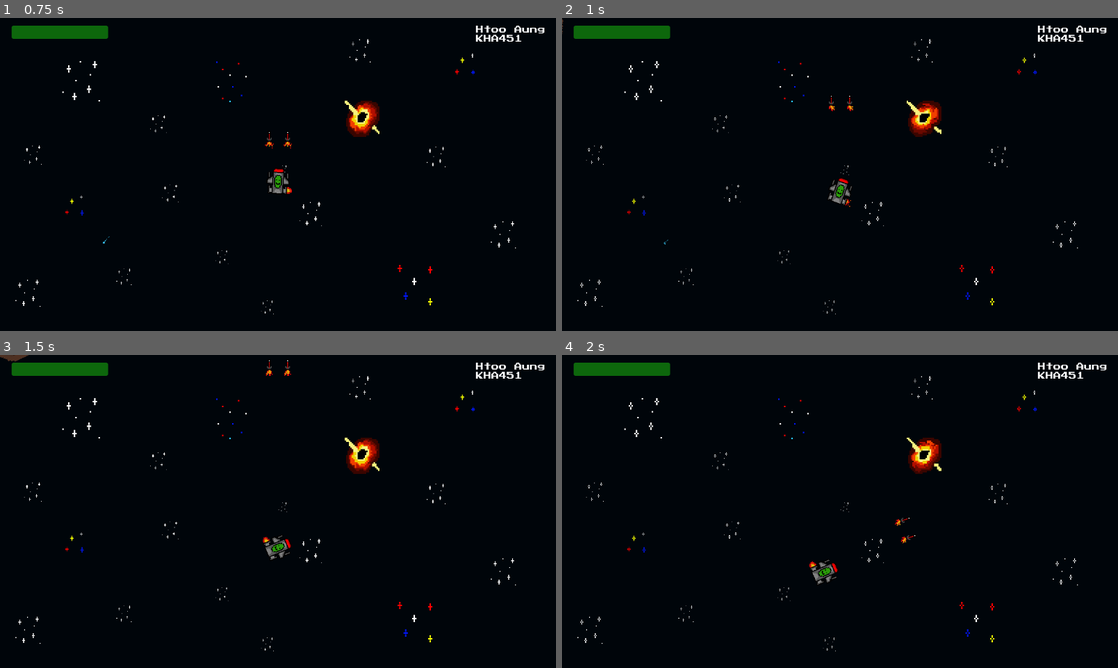
Above: before the commit, frames 1-4 (two rows, left to right).
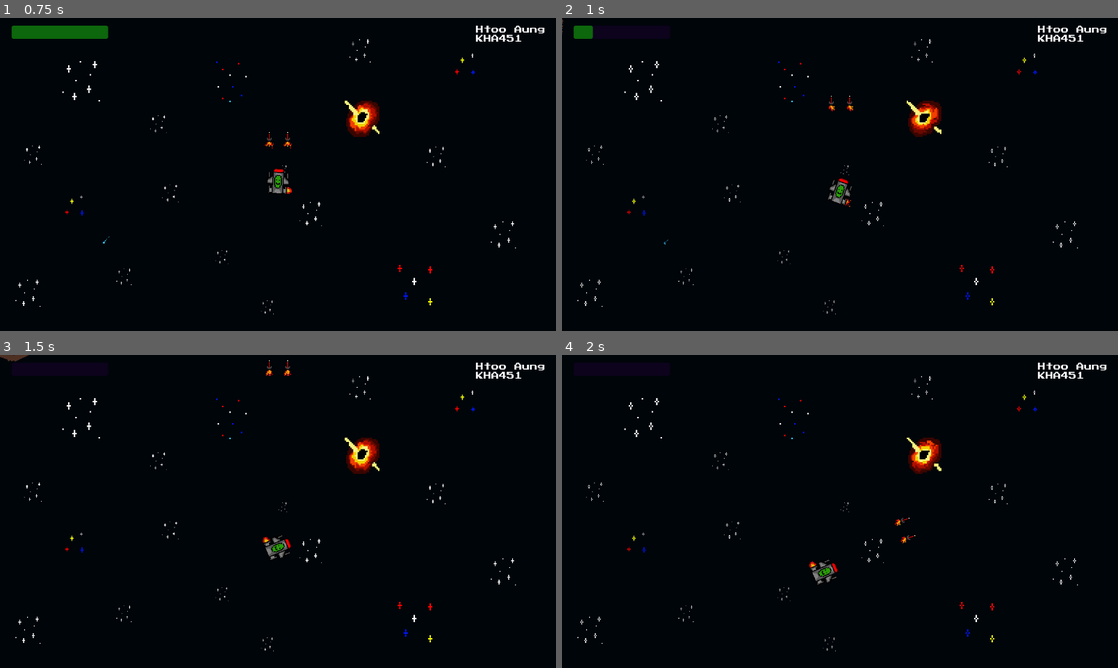
Above: after the commit, the same moments.

Repository: htoo-aung/Asteroids
Game: Godot game, scene res://scenes/main.tscn
Two runs of this game, one before a commit and one after it. Both use one fixed random seed, a clock stepped at 60 frames per second and the inputs below.
Inputs:
- Up to frame 1 (0.75 s): hold D (rotate_right) from 0.53 s (still down); hold Space (shoot) from 0.53 s (still down)
- Up to frame 2 (1 s): keep holding D (rotate_right); keep holding Space (shoot); tap , (take_damage, bound only after the commit) at 0.8 s
- Up to frame 3 (1.5 s): release D (rotate_right) at 1.28 s; release Space (shoot) at 1.28 s; hold A (rotate_left) from 1.28 s (still down); tap , (take_damage, bound only after the commit) at 1.35 s
- Up to frame 4 (2 s): keep holding A (rotate_left); tap Space (shoot) at 1.55 s

Frame 1 is identical in both runs. In frame 2, 0.6% of the frame differs, in the area x 5-20%, y 2-7%; in frame 3, 0.7%, in the area x 2-20%, y 2-7%; in frame 4, 0.7%.

Commit message:
player cannot move after health hits 0, death animation plays

Diff:
--- a/project.godot
+++ b/project.godot
@@ -39,6 +39,11 @@
 "events": [Object(InputEventKey,"resource_local_to_scene":false,"resource_name":"","device":-1,"window_id":0,"alt_press …(191 unchanged characters)…
 ]
 }
+take_damage={
+"deadzone": 0.5,
+"events": [Object(InputEventKey,"resource_local_to_scene":false,"resource_name":"","device":-1,"window_id":0,"alt_pressed":false,"shift_pressed":false,"ctrl_pressed":false,"meta_pressed":false,"pressed":false,"keycode":0,"physical_keycode":44,"key_label":0,"unicode":44,"location":0,"echo":false,"script":null)
+]
+}
 
 [physics]
 
--- a/scenes/main.tscn
+++ b/scenes/main.tscn
@@ -1,9 +1,10 @@
-[gd_scene load_steps=35 format=3 uid="uid://b3vg3a1qdxhdt"]
+[gd_scene load_steps=36 format=3 uid="uid://b3vg3a1qdxhdt"]
 
 [ext_resource type="PackedScene" uid="uid://b1fgppfdgww5t" path="res://scenes/level.tscn" id="1_gedsy"]
 [ext_resource type="Script" path="res://scripts/main.gd" id="1_w2mvy"]
 [ext_resource type="PackedScene" uid="uid://brukriyo3lckw" path="res://scenes/player.tscn" id="2_m5syh"]
 [ext_resource type="Script" path="res://scripts/hud_manager.gd" id="3_ihvn3"]
+[ext_resource type="Script" path="res://scripts/game_manager.gd" id="3_nxakd"]
 [ext_resource type="Texture2D" uid="uid://bievwn5fjcer6" path="res://assets/sprites/stars.png" id="3_psbwy"]
 [ext_resource type="PackedScene" uid="uid://bkkrxhpnkcpss" path="res://scenes/asteroid.tscn" id="4_24ike"]
 [ext_resource type="FontFile" uid="uid://ddg18mf0nb4yj" path="res://assets/fonts/PressStart2P-vaV7.ttf" id="6_bakdp"]
@@ -248,6 +249,9 @@
 [node name="Main" type="Node2D"]
 script = ExtResource("1_w2mvy")
 asteroid_scene = ExtResource("4_24ike")
+
+[node name="GameManager" type="Node" parent="."]
+script = ExtResource("3_nxakd")
 
 [node name="HUDManager" type="Node" parent="."]
 script = ExtResource("3_ihvn3")
--- a/scenes/player.tscn
+++ b/scenes/player.tscn
@@ -220,7 +220,7 @@
 [node name="AnimatedSprite2D" type="AnimatedSprite2D" parent="."]
 scale = Vector2(2, 2)
 sprite_frames = SubResource("SpriteFrames_wf0si")
-animation = &"shoot"
+animation = &"idle"
 autoplay = "idle"
 
 [node name="PlayerCollision" type="CollisionShape2D" parent="."]
--- /dev/null
+++ b/scripts/game_manager.gd
@@ -0,0 +1,12 @@
+extends Node
+
+@onready var player: RigidBody2D = $"../Player"
+
+# Called when the node enters the scene tree for the first time.
+func _ready() -> void:
+	pass
+
+
+# Called every frame. 'delta' is the elapsed time since the previous frame.
+func _process(delta: float) -> void:
+	pass
--- a/scripts/main.gd
+++ b/scripts/main.gd
@@ -31,8 +31,3 @@
 	new_asteroid.linear_velocity = velocity.rotated(direction)
 
 	add_child(new_asteroid)
-
-func game_over():
-	if (PLAYER.health == 0):
-		get_tree().reload_current_scene()
-		PLAYER.death()
--- a/scripts/player.gd
+++ b/scripts/player.gd
@@ -11,6 +11,7 @@
 var can_shoot = true
 var is_warp = false
 var is_damaged = false
+var is_game_over = false
 
 func _ready():
 	timer.one_shot = true
@@ -25,6 +26,9 @@
 	update_animation()
 
 func update_animation():
+	if (is_game_over):
+		return
+
 	if (is_damaged):
 		animatedSprite.play("damaged")
 	elif (is_warp):
@@ -39,6 +43,9 @@
 		animatedSprite.play("idle")
 
 func get_input(delta: float):
+	if (is_game_over):
+		return
+
 	if(Input.is_action_pressed("rotate_left")):
 		apply_torque(-rotate_speed)
 	elif(Input.is_action_pressed("rotate_right")):
@@ -46,6 +53,9 @@
 
 	if(can_shoot == true and Input.is_action_pressed("shoot")):
 		shoot()
+
+	if (Input.is_action_pressed("take_damage")):
+		take_damage()
 
 
 func shoot():
@@ -98,6 +108,9 @@
 		is_damaged = false
 	elif (anim_name == "shoot"):
 		animatedSprite.play("idle")
+	elif (anim_name == "death"):
+		animatedSprite.stop()
+		animatedSprite.frame = animatedSprite.sprite_frames.get_frame_count("death") - 1
 
 func start_warp_animation():
 	if not is_warp:
@@ -111,12 +124,19 @@
 	damaged_sfx.play()
 	print(health)
 	is_damaged = true
+	if health <= 0:
+		death()
 
 func _on_damaged_finished():
 	is_damaged = false
 
 func death():
-	animatedSprite.play("death")
+	if not is_game_over:
+		is_game_over = true
+		animatedSprite.play("death")
 
 func get_health():
 	return health
+
+func take_damage():
+	health -= 20
